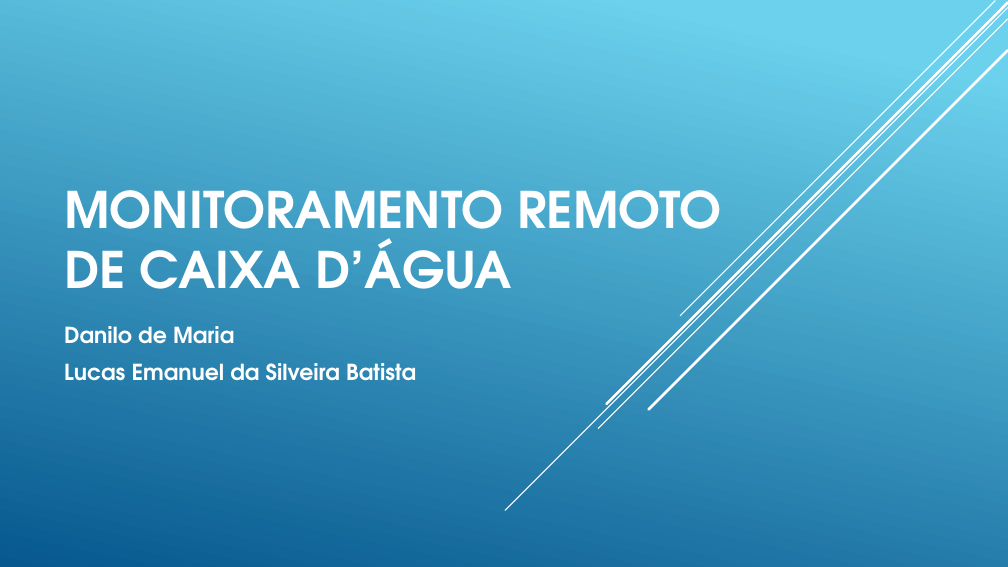
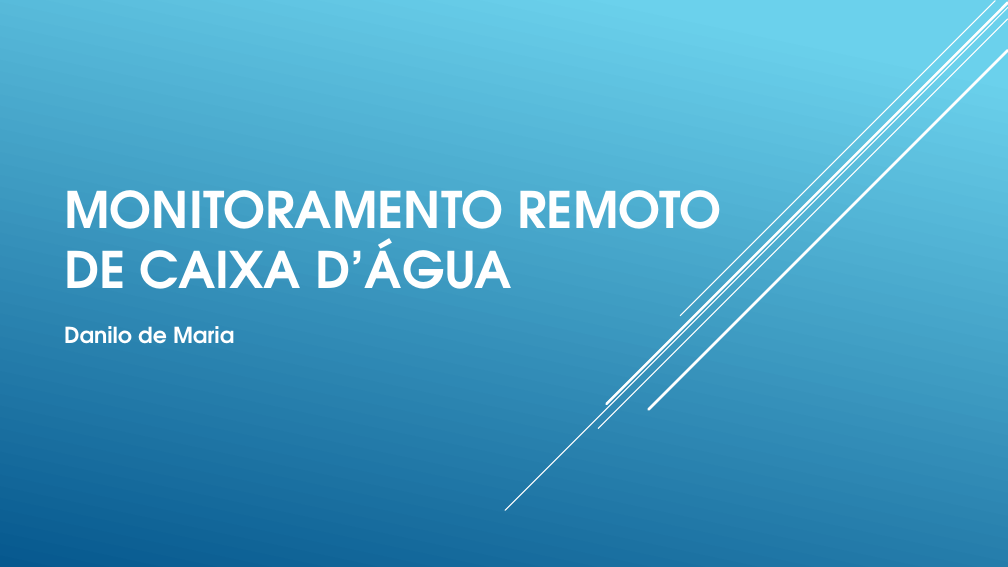
Before and after one commit to danilodemaria/ZeusProject, a slide deck: slide 6 of PIT.pptx (slide 5 before the commit). Drawn at 1008x567 pixels with LibreOffice and Linux fonts; fonts in the diff are those of the drawing. Boxes give left, top, right and bottom in pixels: in the first picture for what was removed or moved away, otherwise in the second. Text is boxed around its words. In the diff, an @@ line names an element or a change of style, - is before the commit and + after.

```diff
--- a/PIT.pptx
+++ b/PIT.pptx
@@ subtitle at box(64, 363, 416, 381): paragraph removed @@
-Lucas Emanuel da Silveira Batista
```
Also in this commit, not shown: 2 other slides changed, 1 slide added, 7 other files.
